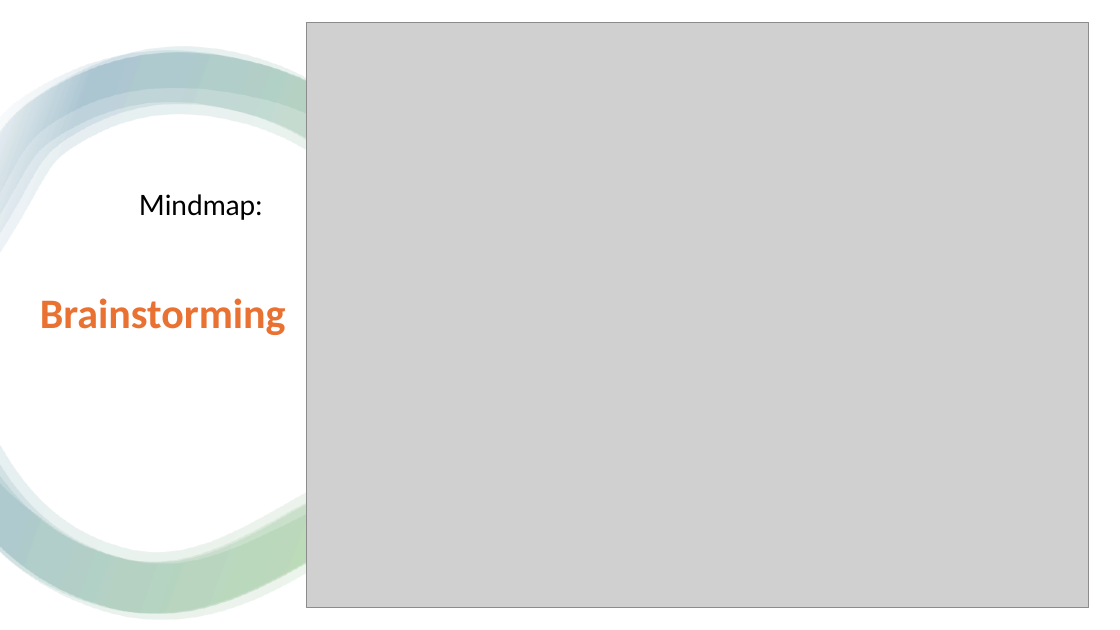
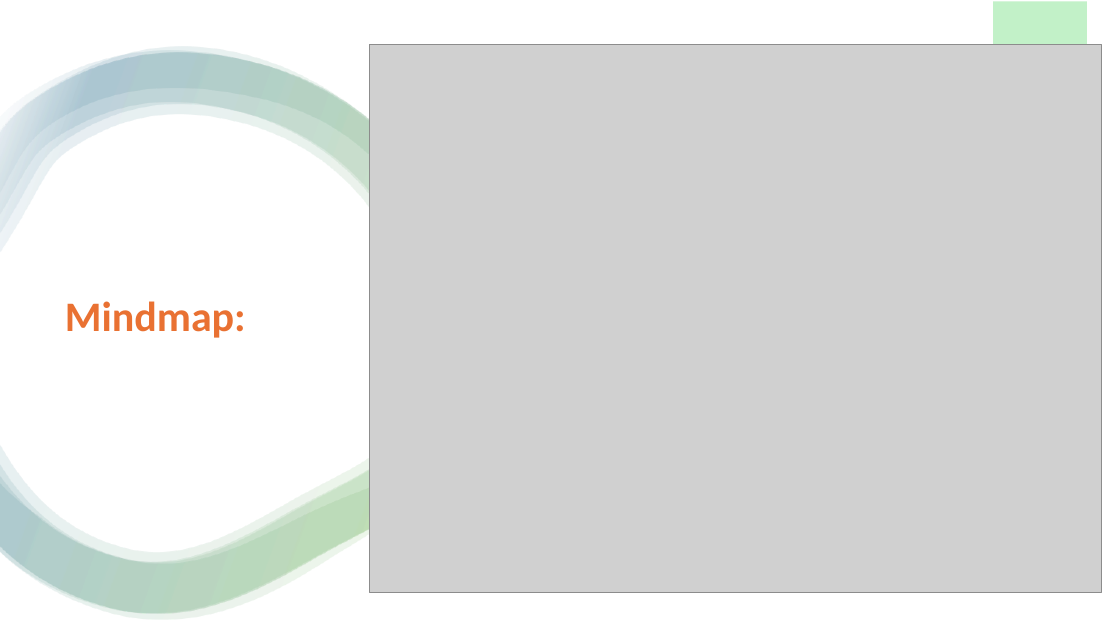
Before and after one commit to Emele-bzra/project-modul431, a slide deck: slide 7 of Material/präsentation_slarachare_games.pptx. Drawn at 1120x630 pixels with LibreOffice and Linux fonts; fonts in the diff are those of the drawing; grey boxes stand for pictures. Boxes give left, top, right and bottom in pixels: in the first picture for what was removed or moved away, otherwise in the second. Text is boxed around its words. In the diff, an @@ line names an element or a change of style, - is before the commit and + after.

Commit message:
Neuste Änderung +mit neuen Icons und Format

```diff
--- a/Material/präsentation_slarachare_games.pptx
+++ b/Material/präsentation_slarachare_games.pptx
@@ rectangle added at <box>993,2,1087,137</box>, fill #C2F1C8 @@
@@ picture: place and size @@
-picture at <box>306,22,1089,607</box>
+picture at <box>369,45,1101,592</box>
@@ title removed at <box>40,298,286,335</box> @@
-Brainstorming
@@ text "Mindmap:": place and size @@
-text "Mindmap:" at <box>139,194,262,220</box>
+text "Mindmap:" at <box>65,301,246,338</box>
@@ text "Mindmap:" at <box>65,301,246,338</box>: size 24 to 36 pt, font Lato to Calibri, text colour #000000 to #E97132, bold on @@
```
Also in this commit, not shown: 17 other slides changed, 2 slides added.
